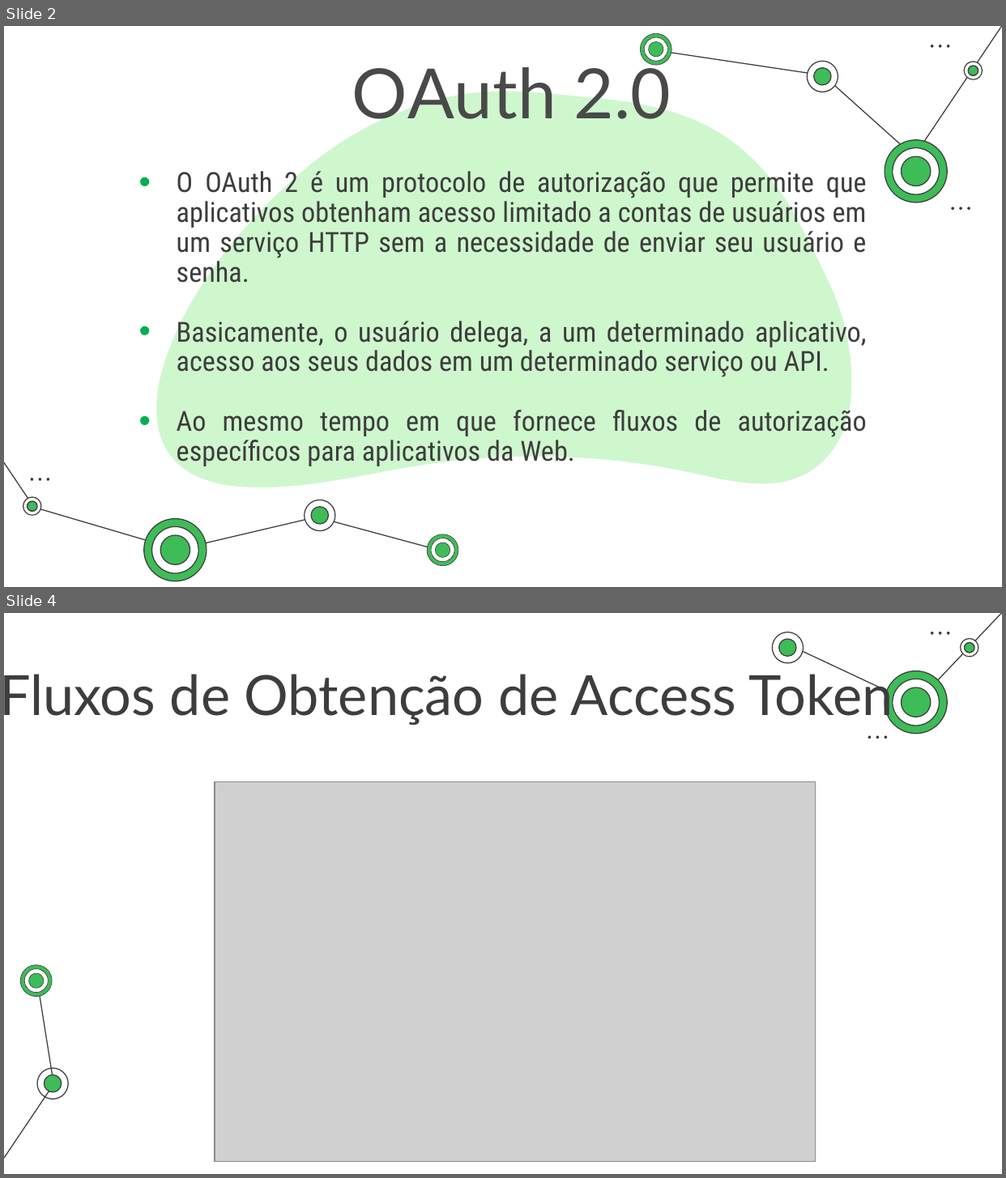
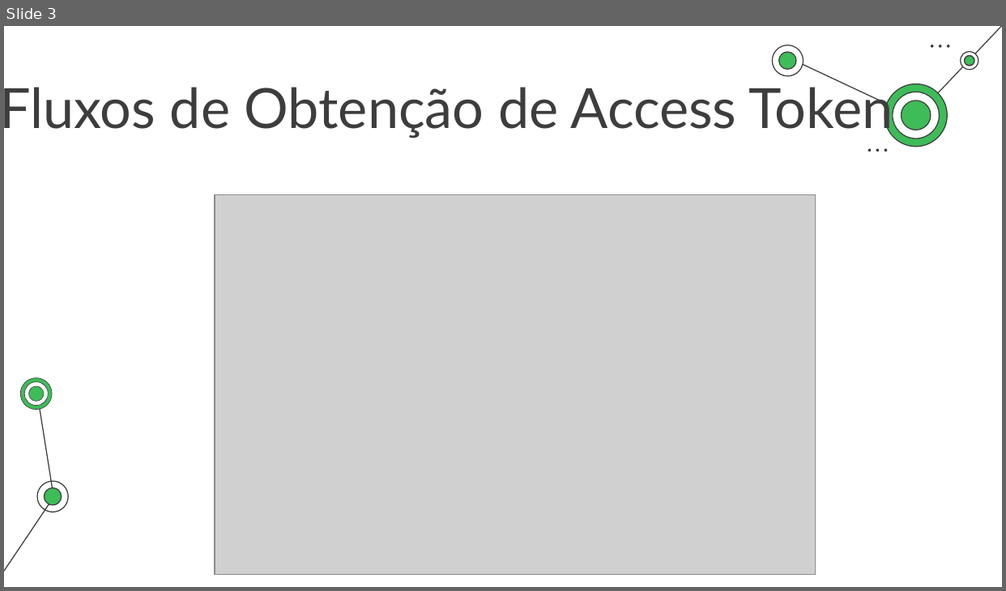
Before and after one commit to TalissonMelo/anime-social, a slide deck: OAuth2.0.pptx. Shown one above the other, each under a label of ours: slides 2 and 4 before the commit, slide 3 after it; the slides between them are not shown. The pictures are 1006x1178 and 1006x591 pixels, drawn with LibreOffice and Linux fonts; fonts in the diff are those of the drawing; grey boxes stand for pictures. Boxes give left, top, right and bottom in pixels: in the first picture for what was removed or moved away, otherwise in the second. Text is boxed around its words. In the diff, an @@ line names an element or a change of style, - is before the commit and + after.

```diff
--- a/OAuth2.0.pptx
+++ b/OAuth2.0.pptx
@@ slide 2 removed at box(4, 26, 1002, 587), background #FFFFFF; not listed: 3 template elements that a slide beside it also shows @@
@@ title removed at box(352, 58, 671, 131) @@
-OAuth 2.0
@@ freeform shape removed at box(151, 91, 856, 487) @@
@@ freeform shape removed at box(156, 92, 851, 488) @@
@@ text removed at box(177, 166, 867, 468) @@
-• O OAuth 2 é um protocolo de autorização que permite que aplicativos obtenham acesso limitado a contas de usuários em um serviço HTTP sem a necessidade de enviar seu usuário e senha.
-• Basicamente, o usuário delega, a um determinado aplicativo, acesso aos seus dados em um determinado serviço ou API.
-• Ao mesmo tempo em que fornece fluxos de autorização específicos para aplicativos da Web.
@@ group removed at box(4, 26, 1002, 582): 40 freeform shapes, 7 lines, 6 ellipses @@
@@ what was slide 4 is now slide 3 @@
```
Also in this commit, not shown: 4 slides changed, 32 slides added, 31 other files.
